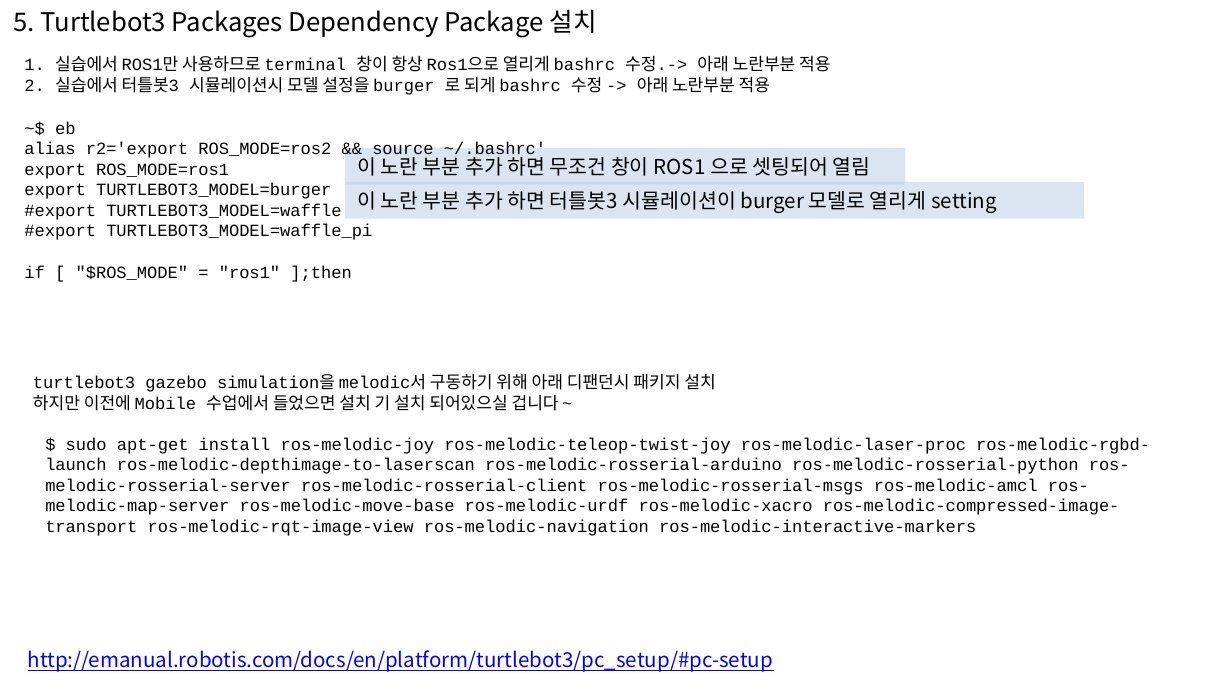
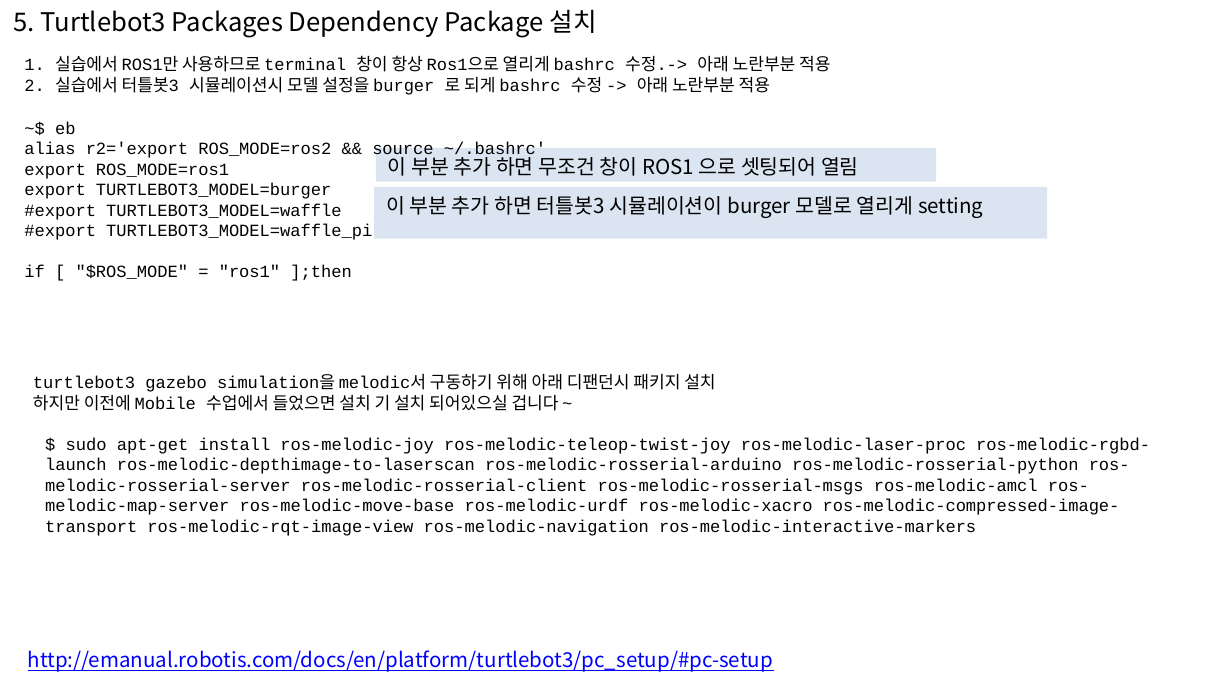
Before and after one commit to jeongam5785/documents, a slide deck: slide 12 of auturbo_2019_spring/auturbo_2019_spring_week5/openai/openai_ros.pptx (slide 8 before the commit). Drawn at 1232x693 pixels with LibreOffice and Linux fonts; fonts in the diff are those of the drawing; background and template pictures are left out. Boxes give left, top, right and bottom in pixels: in the first picture for what was removed or moved away, otherwise in the second. Text is boxed around its words. In the diff, an @@ line names an element or a change of style, - is before the commit and + after.

```diff
--- a/auturbo_2019_spring/auturbo_2019_spring_week5/openai/openai_ros.pptx
+++ b/auturbo_2019_spring/auturbo_2019_spring_week5/openai/openai_ros.pptx
@@ rectangle "이 부분 추가 하면 무조건 ...": place and size @@
-rectangle "이 부분 추가 하면 무조건 ..." at box(345, 148, 906, 185)
+rectangle "이 부분 추가 하면 무조건 ..." at box(376, 148, 936, 181)
@@ text in rectangle at box(388, 154, 859, 176): text changed @@
-이 노란 부분 추가 하면 무조건 창이 ROS1 으로 셋팅되어 열림
+이 부분 추가 하면 무조건 창이 ROS1 으로 셋팅되어 열림
@@ rectangle "이 부분 추가 하면 터틀봇3 ...": place and size @@
-rectangle "이 부분 추가 하면 터틀봇3 ..." at box(345, 182, 1084, 219)
+rectangle "이 부분 추가 하면 터틀봇3 ..." at box(375, 187, 1047, 239)
@@ text in rectangle at box(386, 196, 983, 218): text changed @@
-이 노란 부분 추가 하면 터틀봇3 시뮬레이션이 burger 모델로 열리게 setting
+이 부분 추가 하면 터틀봇3 시뮬레이션이 burger 모델로 열리게 setting
```
Also in this commit, not shown: 7 other slides changed, 10 slides added, 2 slides removed, 1 other file.
